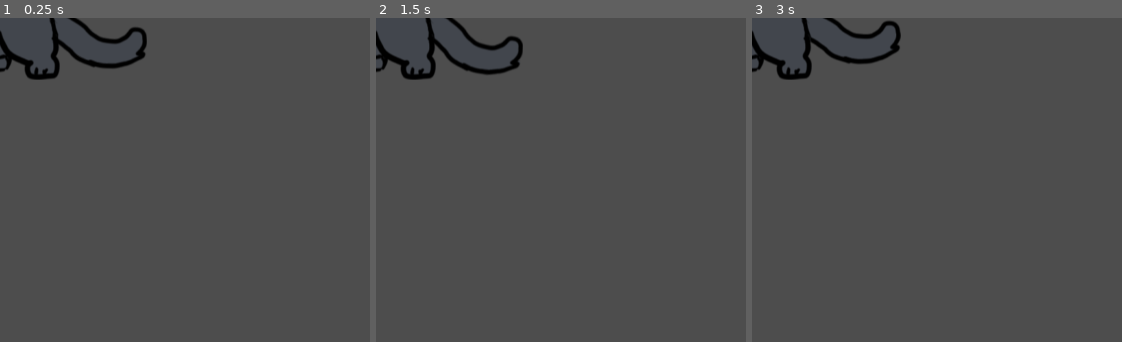
Above: before the commit, frames 1-3 (left to right).
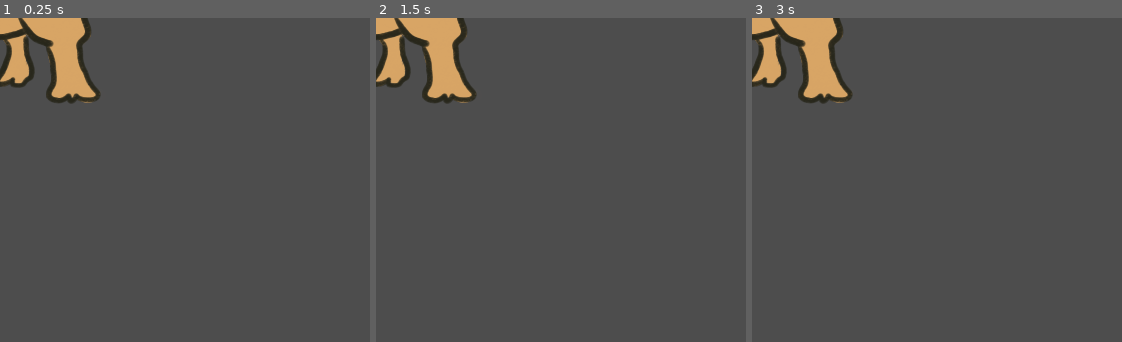
Above: after the commit, the same moments.

Repository: kadamczak/multiplayer-game
Game: Godot game, scene res://scenes/player/network_player.tscn
Two runs of this game, one before a commit and one after it. Both use one fixed random seed, a clock stepped at 60 frames per second and the inputs below. This scene is started directly instead of the project's main scene.
Inputs:
- Up to frame 1 (0.25 s): no input
- Up to frame 2 (1.5 s): tap Enter (ui_accept) at 0.5, 0.77 s; hold Right (ui_right) from 0.53 s (still down)
- Up to frame 3 (3 s): tap Enter (ui_accept) at 1.52 s; release Right (ui_right) at 2.03 s; hold Left (ui_left) 2.03-2.78 s; hold Right (ui_right) from 2.78 s (still down)
The pictures show only the part of the screen within x 0-50%, y 0-50%; the shares and areas given below are measured in that part.

The runs differ from the first frame. In frame 1, 5.7% of the frame differs, in the area x 0-40%, y 0-27%; in frame 2, 5.7%; in frame 3, 5.7%, in the area x 0-41%, y 0-27%.

Commit message:
Begin implementing animation system fit for character customization

Diff:
--- a/scenes/player/network_player.tscn
+++ b/scenes/player/network_player.tscn
@@ -1,9 +1,15 @@
-[gd_scene load_steps=30 format=3 uid="uid://ifha2oyc3bqr"]
+[gd_scene load_steps=41 format=3 uid="uid://ifha2oyc3bqr"]
 
 [ext_resource type="Script" uid="uid://dmw6hayj3ypqb" path="res://scripts/player/network_player.gd" id="1_5l5im"]
 [ext_resource type="Texture2D" uid="uid://cs0011278dnun" path="res://assets/spritesheets/cat_spritesheets/playercat.png" id="2_5l5im"]
 [ext_resource type="Texture2D" uid="uid://blcuohioo4202" path="res://assets/spritesheets/cat_spritesheets/cat_air.png" id="2_hc1dv"]
 [ext_resource type="Texture2D" uid="uid://cwdk6c2tkhcqt" path="res://assets/spritesheets/cat_spritesheets/cat_walk2.png" id="3_dtrl1"]
+[ext_resource type="Texture2D" uid="uid://cghjbp4v6kb8c" path="res://assets/spritesheets/dragon_spritesheets/Dragon_Body.png" id="5_l3ng8"]
+[ext_resource type="Texture2D" uid="uid://dn8fvhlobnu32" path="res://assets/spritesheets/dragon_spritesheets/Dragon_Body_Color.png" id="6_mkdpo"]
+[ext_resource type="Texture2D" uid="uid://dvenwvgw4aqf4" path="res://assets/spritesheets/dragon_spritesheets/Dragon_Tail_1.png" id="7_27sux"]
+[ext_resource type="Texture2D" uid="uid://cosioe7ye5c6v" path="res://assets/spritesheets/dragon_spritesheets/Dragon_Tail_1_Color.png" id="7_ac163"]
+[ext_resource type="Texture2D" uid="uid://b5a560d6pu2fq" path="res://assets/spritesheets/dragon_spritesheets/Dragon_Wings_1_Color.png" id="9_sc6jo"]
+[ext_resource type="Texture2D" uid="uid://cshymfqjvhp78" path="res://assets/spritesheets/dragon_spritesheets/Dragon_Wings_1.png" id="10_xbkfl"]
 
 [sub_resource type="AtlasTexture" id="AtlasTexture_1v4lf"]
 atlas = ExtResource("2_hc1dv")
@@ -178,35 +184,238 @@
 }]
 
 [sub_resource type="CapsuleShape2D" id="CapsuleShape2D_ouogi"]
-radius = 43.994617
-height = 167.99973
+radius = 60.991055
+height = 235.99255
 
 [sub_resource type="LabelSettings" id="LabelSettings_5l5im"]
 font_color = Color(0.99999994, 0.68630767, 0.18687186, 1)
 
+[sub_resource type="Animation" id="Animation_ac163"]
+resource_name = "idle"
+length = 1.2
+loop_mode = 1
+tracks/0/type = "value"
+tracks/0/imported = false
+tracks/0/enabled = true
+tracks/0/path = NodePath("Tail:frame")
+tracks/0/interp = 1
+tracks/0/loop_wrap = true
+tracks/0/keys = {
+"times": PackedFloat32Array(0, 0.16666667, 0.33333334, 0.5, 0.6666667),
+"transitions": PackedFloat32Array(1, 1, 1, 1, 1),
+"update": 1,
+"values": [0, 1, 2, 3, 5]
+}
+tracks/1/type = "value"
+tracks/1/imported = false
+tracks/1/enabled = true
+tracks/1/path = NodePath("Tail_Color:frame")
+tracks/1/interp = 1
+tracks/1/loop_wrap = true
+tracks/1/keys = {
+"times": PackedFloat32Array(0, 0.16666667, 0.33333334, 0.5, 0.6666667),
+"transitions": PackedFloat32Array(1, 1, 1, 1, 1),
+"update": 1,
+"values": [0, 1, 2, 3, 4]
+}
+tracks/2/type = "value"
+tracks/2/imported = false
+tracks/2/enabled = true
+tracks/2/path = NodePath("Body:frame")
+tracks/2/interp = 1
+tracks/2/loop_wrap = true
+tracks/2/keys = {
+"times": PackedFloat32Array(0),
+"transitions": PackedFloat32Array(1),
+"update": 1,
+"values": [0]
+}
+tracks/3/type = "value"
+tracks/3/imported = false
+tracks/3/enabled = true
+tracks/3/path = NodePath("Body_Color:frame")
+tracks/3/interp = 1
+tracks/3/loop_wrap = true
+tracks/3/keys = {
+"times": PackedFloat32Array(0),
+"transitions": PackedFloat32Array(1),
+"update": 1,
+"values": [0]
+}
+
+[sub_resource type="Animation" id="Animation_rrqu0"]
+length = 0.001
+tracks/0/type = "value"
+tracks/0/imported = false
+tracks/0/enabled = true
+tracks/0/path = NodePath("Tail:frame")
+tracks/0/interp = 1
+tracks/0/loop_wrap = true
+tracks/0/keys = {
+"times": PackedFloat32Array(0),
+"transitions": PackedFloat32Array(1),
+"update": 1,
+"values": [0]
+}
+tracks/1/type = "value"
+tracks/1/imported = false
+tracks/1/enabled = true
+tracks/1/path = NodePath("Tail_Color:frame")
+tracks/1/interp = 1
+tracks/1/loop_wrap = true
+tracks/1/keys = {
+"times": PackedFloat32Array(0),
+"transitions": PackedFloat32Array(1),
+"update": 1,
+"values": [0]
+}
+tracks/2/type = "value"
+tracks/2/imported = false
+tracks/2/enabled = true
+tracks/2/path = NodePath("Body_Color:frame")
+tracks/2/interp = 1
+tracks/2/loop_wrap = true
+tracks/2/keys = {
+"times": PackedFloat32Array(0),
+"transitions": PackedFloat32Array(1),
+"update": 1,
+"values": [0]
+}
+tracks/3/type = "value"
+tracks/3/imported = false
+tracks/3/enabled = true
+tracks/3/path = NodePath("Body:frame")
+tracks/3/interp = 1
+tracks/3/loop_wrap = true
+tracks/3/keys = {
+"times": PackedFloat32Array(0),
+"transitions": PackedFloat32Array(1),
+"update": 1,
+"values": [0]
+}
+
+[sub_resource type="Animation" id="Animation_sc6jo"]
+resource_name = "walk"
+loop_mode = 1
+step = 0.1
+tracks/0/type = "value"
+tracks/0/imported = false
+tracks/0/enabled = true
+tracks/0/path = NodePath("Body_Color:frame")
+tracks/0/interp = 1
+tracks/0/loop_wrap = true
+tracks/0/keys = {
+"times": PackedFloat32Array(0, 0.5),
+"transitions": PackedFloat32Array(1, 1),
+"update": 1,
+"values": [5, 6]
+}
+tracks/1/type = "value"
+tracks/1/imported = false
+tracks/1/enabled = true
+tracks/1/path = NodePath("Body:frame")
+tracks/1/interp = 1
+tracks/1/loop_wrap = true
+tracks/1/keys = {
+"times": PackedFloat32Array(0, 0.5),
+"transitions": PackedFloat32Array(1, 1),
+"update": 1,
+"values": [5, 6]
+}
+
+[sub_resource type="Animation" id="Animation_xbkfl"]
+resource_name = "air"
+step = 0.1
+tracks/0/type = "value"
+tracks/0/imported = false
+tracks/0/enabled = true
+tracks/0/path = NodePath("Tail:frame")
+tracks/0/interp = 1
+tracks/0/loop_wrap = true
+tracks/0/keys = {
+"times": PackedFloat32Array(0, 0.1, 0.2),
+"transitions": PackedFloat32Array(1, 1, 1),
+"update": 1,
+"values": [7, 8, 9]
+}
+tracks/1/type = "value"
+tracks/1/imported = false
+tracks/1/enabled = true
+tracks/1/path = NodePath("Tail_Color:frame")
+tracks/1/interp = 1
+tracks/1/loop_wrap = true
+tracks/1/keys = {
+"times": PackedFloat32Array(0, 0.1, 0.2),
+"transitions": PackedFloat32Array(1, 1, 1),
+"update": 1,
+"values": [7, 8, 9]
+}
+
+[sub_resource type="AnimationLibrary" id="AnimationLibrary_rrqu0"]
+_data = {
+&"RESET": SubResource("Animation_rrqu0"),
+&"air": SubResource("Animation_xbkfl"),
+&"idle": SubResource("Animation_ac163"),
+&"walk": SubResource("Animation_sc6jo")
+}
+
 [node name="NetworkPlayer" type="CharacterBody2D"]
 script = ExtResource("1_5l5im")
 
 [node name="AnimatedSprite2D" type="AnimatedSprite2D" parent="."]
+visible = false
 sprite_frames = SubResource("SpriteFrames_pr72v")
 animation = &"air"
 autoplay = "idle"
 speed_scale = 1.4
 
 [node name="CollisionShape2D" type="CollisionShape2D" parent="."]
-visible = false
-position = Vector2(-30, 14)
+position = Vector2(-7, 13.999985)
 rotation = 1.5725678
 shape = SubResource("CapsuleShape2D_ouogi")
 
 [node name="Label" type="Label" parent="."]
 offset_left = -87.0
-offset_top = -94.0
+offset_top = -168.0
 offset_right = 32.0
-offset_bottom = -71.0
+offset_bottom = -145.0
 text = "Player"
 label_settings = SubResource("LabelSettings_5l5im")
 horizontal_alignment = 1
 visible_characters = 30
 visible_ratio = 5.0
 metadata/_edit_use_anchors_ = true
+
+[node name="Sprite" type="Node2D" parent="."]
+position = Vector2(50, -47)
+
+[node name="AnimationPlayer" type="AnimationPlayer" parent="Sprite"]
+libraries = {
+&"": SubResource("AnimationLibrary_rrqu0")
+}
+
+[node name="Tail_Color" type="Sprite2D" parent="Sprite"]
+texture = ExtResource("7_ac163")
+hframes = 4
+vframes = 3
+
+[node name="Tail" type="Sprite2D" parent="Sprite"]
+texture = ExtResource("7_27sux")
+hframes = 4
+vframes = 3
+
+[node name="Body_Color" type="Sprite2D" parent="Sprite"]
+texture = ExtResource("6_mkdpo")
+hframes = 3
+vframes = 3
+
+[node name="Body" type="Sprite2D" parent="Sprite"]
+texture = ExtResource("5_l3ng8")
+hframes = 3
+vframes = 3
+
+[node name="Wings_Color" type="Sprite2D" parent="Sprite"]
+texture = ExtResource("9_sc6jo")
+
+[node name="Wings" type="Sprite2D" parent="Sprite"]
+texture = ExtResource("10_xbkfl")
--- a/scripts/player/network_player.gd
+++ b/scripts/player/network_player.gd
@@ -16,7 +16,10 @@
 var is_running: bool = false
 
 @onready var label = $Label
-@onready var sprite = $AnimatedSprite2D
+@onready var sprite_node = $Sprite
+@onready var animation_player = $Sprite/AnimationPlayer
+var current_animation: String = ""
+var is_flipped: bool = false
 
 func _ready():
 	if is_authority:
@@ -60,8 +63,9 @@
 	if ClientNetworkGlobals.is_movement_blocking_ui_active:
 		velocity.x = move_toward(velocity.x, 0, WALK_SPEED)
 		move_and_slide()
-		if sprite.animation != "idle":
-			sprite.play("idle")
+		if current_animation != "idle":
+			animation_player.play("idle")
+			current_animation = "idle"
 		return
 
 	# Handle jump
@@ -89,23 +93,26 @@
 		target_animation = "idle"
 
 	# Only play animation if it's different from current
-	if sprite.animation != target_animation:
-		sprite.play(target_animation)
+	if current_animation != target_animation:
+		animation_player.play(target_animation)
+		current_animation = target_animation
 
 	# Handle horizontal movement and sprite flipping
 	if direction != 0:
 		velocity.x = direction * effective_speed
 		# Flip sprite based on movement direction
 		if direction > 0:
-			sprite.flip_h = true
+			sprite_node.scale.x = -1
+			is_flipped = true
 		elif direction < 0:
-			sprite.flip_h = false
+			sprite_node.scale.x = 1
+			is_flipped = false
 	else:
 		velocity.x = move_toward(velocity.x, 0, effective_speed)
 
 	move_and_slide()
 	PlayerPosition.create(owner_id, global_position).send(NetworkHandler.server_peer)
-	PlayerAnimation.create(owner_id, sprite.animation, sprite.flip_h).send(NetworkHandler.server_peer)
+	PlayerAnimation.create(owner_id, current_animation, is_flipped).send(NetworkHandler.server_peer)
 
 
 # handles other players on the client
@@ -125,6 +132,12 @@
 func client_handle_player_animation(anim_packet: PlayerAnimation) -> void:
 	if is_authority || owner_id != anim_packet.id: return
 	# Only play animation if it's different from current
-	if sprite.animation != anim_packet.animation_name:
-		sprite.play(anim_packet.animation_name)
-	sprite.flip_h = anim_packet.flip_h
+	if current_animation != anim_packet.animation_name:
+		animation_player.play(anim_packet.animation_name)
+		current_animation = anim_packet.animation_name
+	# Handle sprite flipping
+	if anim_packet.flip_h:
+		sprite_node.scale.x = -1
+	else:
+		sprite_node.scale.x = 1
+	is_flipped = anim_packet.flip_h
Binary file added: assets/spritesheets/dragon_spritesheets/Dragon_Body.png
Binary file added: assets/spritesheets/dragon_spritesheets/Dragon_Body_Color.png
Binary file added: assets/spritesheets/dragon_spritesheets/Dragon_Tail_1.png
Binary file added: assets/spritesheets/dragon_spritesheets/Dragon_Tail_1_Color.png
Binary file added: assets/spritesheets/dragon_spritesheets/Dragon_Wings_1.png
Binary file added: assets/spritesheets/dragon_spritesheets/Dragon_Wings_1_Color.png
